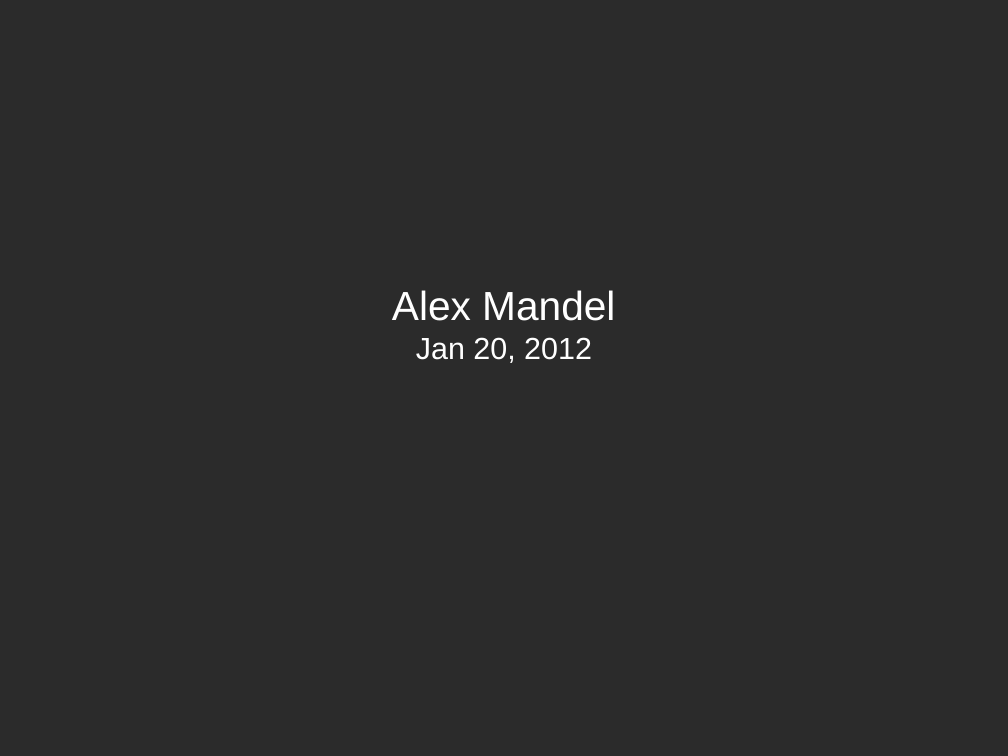
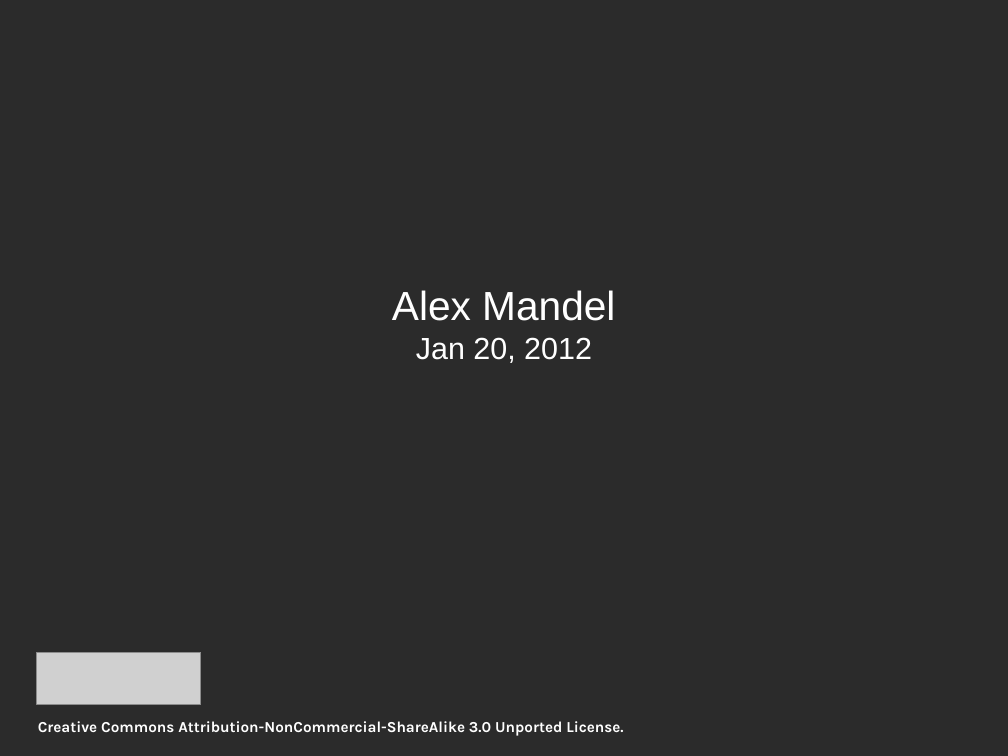
Before and after one commit to wildintellect/OSGeoLive-analysis, a slide deck: slide 1 of exam/slides.odp. Drawn at 1008x756 pixels with LibreOffice and Linux fonts; fonts in the diff are those of the drawing; grey boxes stand for pictures; background and template pictures are left out; a plain dark background stands for a picture behind light text. Boxes give left, top, right and bottom in pixels: in the first picture for what was removed or moved away, otherwise in the second. Text is boxed around its words. In the diff, an @@ line names an element or a change of style, - is before the commit and + after.

```diff
--- a/exam/slides.odp
+++ b/exam/slides.odp
@@ picture added at bbox=[37, 652, 201, 704] @@
@@ text added at bbox=[38, 721, 623, 736], 12 pt, text #FFFFFF, bold @@
+Creative Commons Attribution-NonCommercial-ShareAlike 3.0 Unported License.
```
Also in this commit, not shown: 2 other slides changed, 10 other files.
